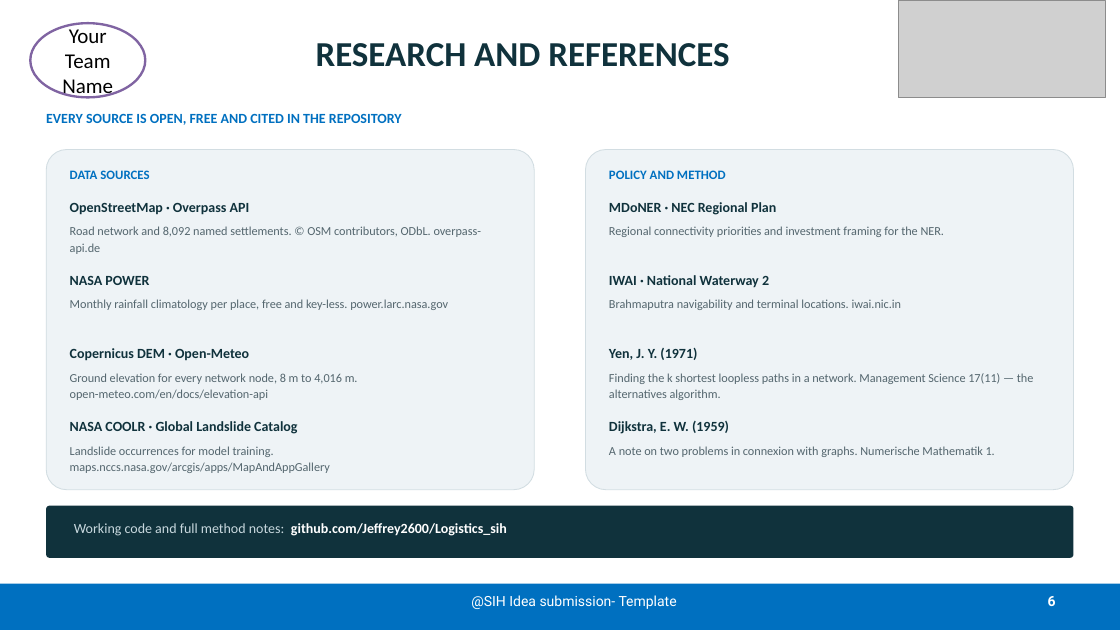
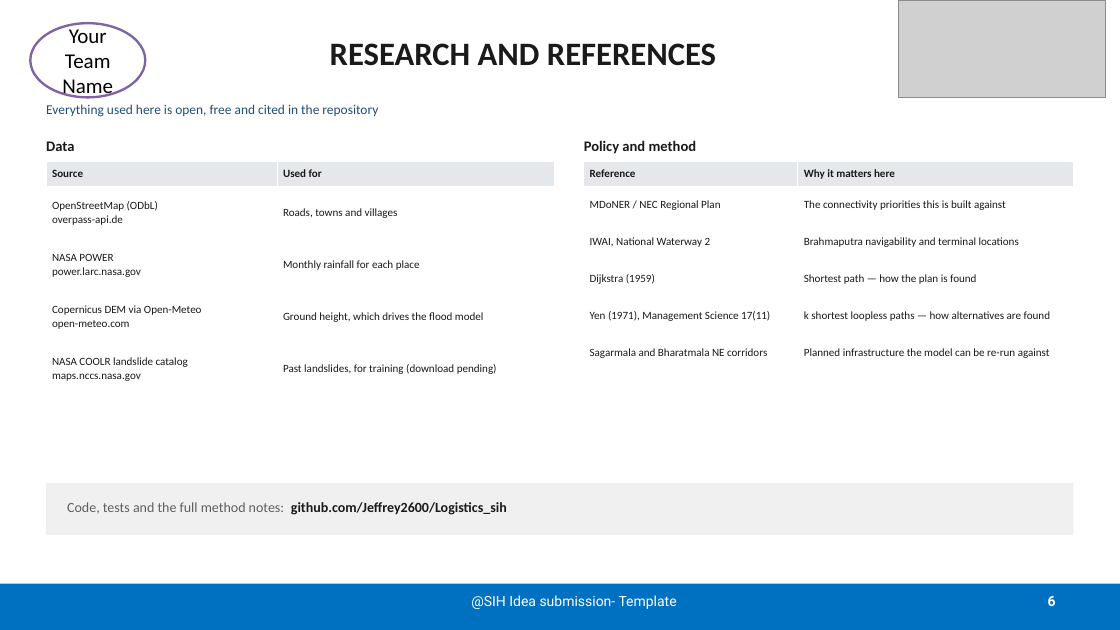
Before and after one commit to Jeffrey2600/Logistics_sih, a slide deck: slide 6 of docs/presentation/SIH26002_NER_Logistics.pptx. Drawn at 1120x630 pixels with LibreOffice and Linux fonts; fonts in the diff are those of the drawing; grey boxes stand for pictures. Boxes give left, top, right and bottom in pixels: in the first picture for what was removed or moved away, otherwise in the second. Text is boxed around its words. In the diff, an @@ line names an element or a change of style, - is before the commit and + after.

```diff
--- a/docs/presentation/SIH26002_NER_Logistics.pptx
+++ b/docs/presentation/SIH26002_NER_Logistics.pptx
@@ title "RESEARCH AND REFERENCES" at [330, 43, 716, 66]: size 30 to 28 pt, text colour #10323C to #1A1A1A @@
@@ text at [46, 104, 378, 117]: text changed; size 12 to 11.5 pt; text colour #0070C0 to #1F4E79; bold off @@
-EVERY SOURCE IS OPEN, FREE AND CITED IN THE REPOSITORY
+Everything used here is open, free and cited in the repository
@@ text at [46, 141, 74, 151]: text changed; size 11 to 12.5 pt; text colour #0070C0 to #1A1A1A @@
-DATA SOURCES
+Data
@@ text at [584, 140, 697, 154]: text changed; size 11 to 12.5 pt; text colour #0070C0 to #1A1A1A @@
-POLICY AND METHOD
+Policy and method
@@ rounded rectangle removed at [46, 150, 534, 490] @@
@@ table added at [46, 161, 555, 395], 5 rows, 2 columns @@
+Source | Used for
+OpenStreetMap (ODbL) overpass-api.de | Roads, towns and villages
+NASA POWER power.larc.nasa.gov | Monthly rainfall for each place
+Copernicus DEM via Open-Meteo open-meteo.com | Ground height, which drives the flood model
+NASA COOLR landslide catalog maps.nccs.nasa.gov | Past landslides, for training (download pending)
@@ table added at [584, 161, 1074, 371], 6 rows, 2 columns @@
+Reference | Why it matters here
+MDoNER / NEC Regional Plan | The connectivity priorities this is built against
+IWAI, National Waterway 2 | Brahmaputra navigability and terminal locations
+Dijkstra (1959) | Shortest path — how the plan is found
+Yen (1971), Management Science 17(11) | k shortest loopless paths — how alternatives are found
+Sagarmala and Bharatmala NE corridors | Planned infrastructure the model can be re-run against
@@ rounded rectangle removed at [586, 150, 1074, 490] @@
@@ text removed at [70, 203, 250, 215] @@
-OpenStreetMap · Overpass API
@@ text removed at [609, 202, 776, 215] @@
-MDoNER · NEC Regional Plan
@@ text removed at [70, 226, 482, 254] @@
-Road network and 8,092 named settlements. © OSM contributors, ODbL. overpass-api.de
@@ text removed at [609, 226, 945, 237] @@
-Regional connectivity priorities and investment framing for the NER.
@@ text removed at [70, 276, 149, 285] @@
-NASA POWER
@@ text removed at [70, 299, 448, 310] @@
-Monthly rainfall climatology per place, free and key-less. power.larc.nasa.gov
@@ text removed at [609, 275, 769, 288] @@
-IWAI · National Waterway 2
@@ text removed at [609, 299, 902, 310] @@
-Brahmaputra navigability and terminal locations. iwai.nic.in
@@ text removed at [70, 348, 249, 361] @@
-Copernicus DEM · Open-Meteo
@@ text removed at [609, 348, 697, 360] @@
-Yen, J. Y. (1971)
@@ text removed at [70, 373, 358, 400] @@
-Ground elevation for every network node, 8 m to 4,016 m. open-meteo.com/en/docs/elevation-api
@@ text removed at [609, 373, 1034, 400] @@
-Finding the k shortest loopless paths in a network. Management Science 17(11) — the alternatives algorithm.
@@ text removed at [70, 421, 297, 434] @@
-NASA COOLR · Global Landslide Catalog
@@ text removed at [70, 446, 330, 473] @@
-Landslide occurrences for model training. maps.nccs.nasa.gov/arcgis/apps/MapAndAppGallery
@@ text removed at [609, 421, 729, 434] @@
-Dijkstra, E. W. (1959)
@@ text removed at [609, 446, 995, 457] @@
-A note on two problems in connexion with graphs. Numerische Mathematik 1.
@@ rounded rectangle removed at [46, 506, 1074, 558] @@
@@ rectangle added at [46, 483, 1074, 535], fill #F0F0F0 @@
@@ text at [67, 502, 507, 515]: text changed; text colour #FFFFFF to #1A1A1A @@
-Working code and full method notes: github.com/Jeffrey2600/Logistics_sih
+Code, tests and the full method notes: github.com/Jeffrey2600/Logistics_sih
```
Also in this commit, not shown: 4 other slides changed, 7 slides added, 1 slide removed, 11 other files.
